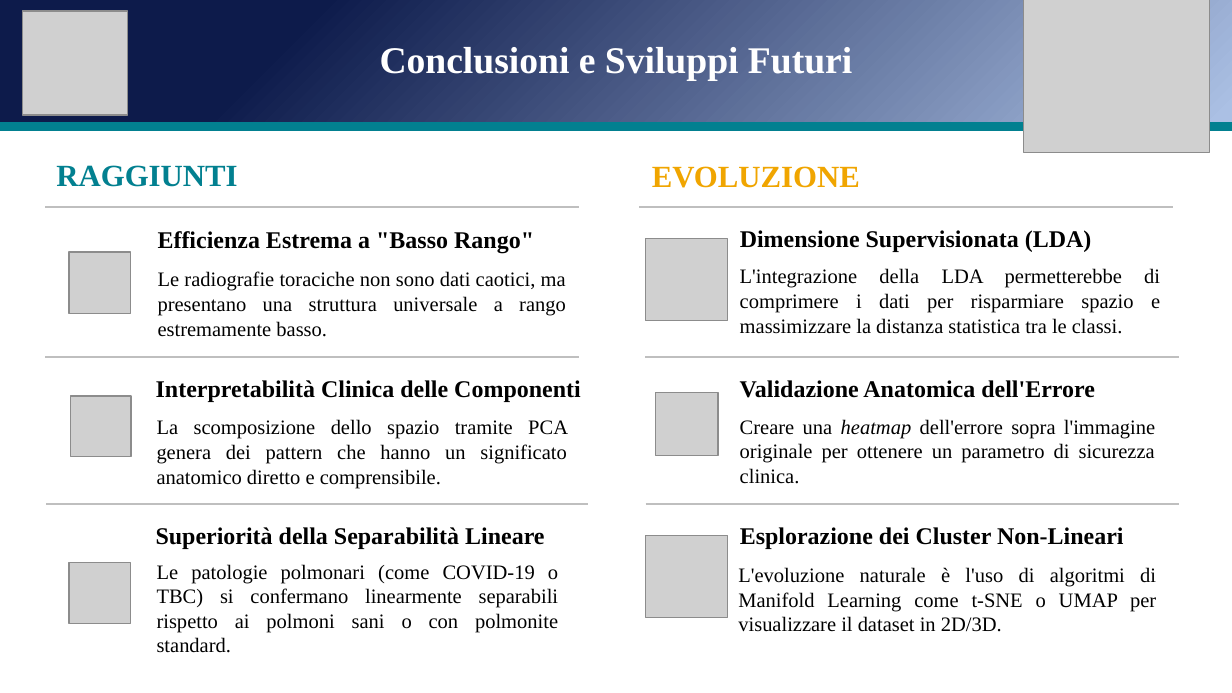
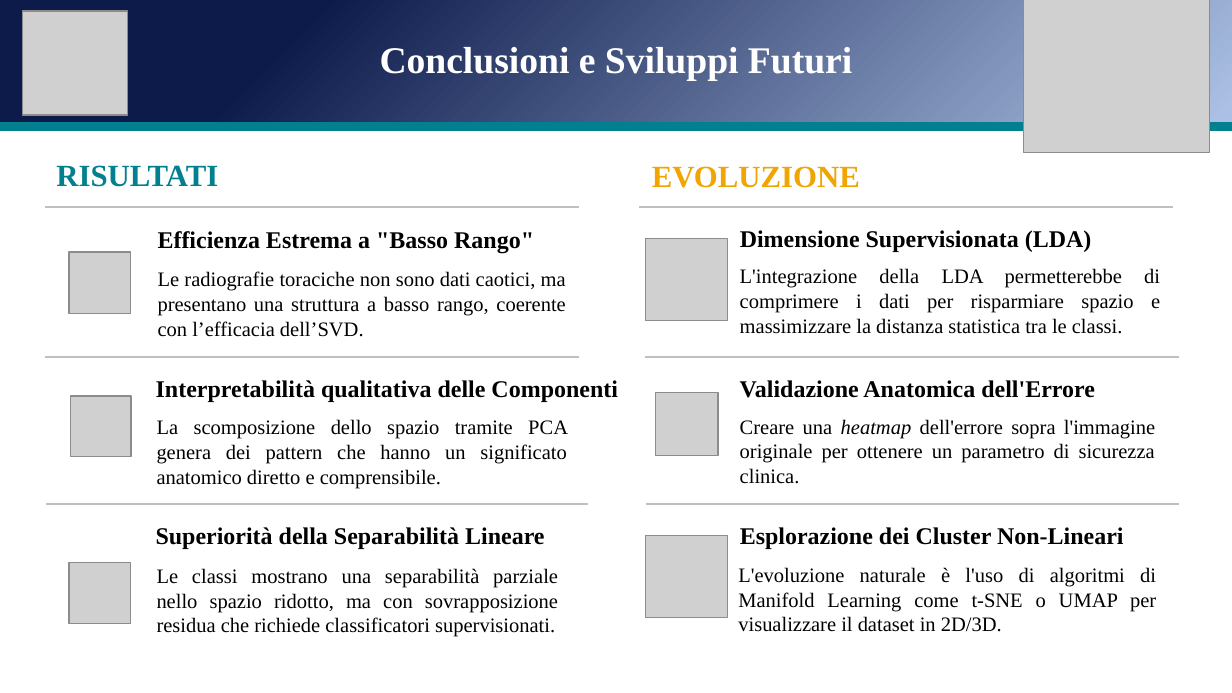
Before and after one commit to andreapatruno1/Image-Compression-and-Analysis, a slide deck: slide 19 of docs/SVD e PCA per l'analisi di immagini mediche.pptx. Drawn at 1232x693 pixels with LibreOffice and Linux fonts; fonts in the diff are those of the drawing; grey boxes stand for pictures. Boxes give left, top, right and bottom in pixels: in the first picture for what was removed or moved away, otherwise in the second. Text is boxed around its words. In the diff, an @@ line names an element or a change of style, - is before the commit and + after.

```diff
--- a/docs/SVD e PCA per l'analisi di immagini mediche.pptx
+++ b/docs/SVD e PCA per l'analisi di immagini mediche.pptx
@@ text at box(56, 165, 218, 187): text changed @@
-RAGGIUNTI
+RISULTATI
@@ text at box(158, 271, 566, 337): text changed @@
-Le radiografie toraciche non sono dati caotici, ma presentano una struttura universale a rango estremamente basso.
+Le radiografie toraciche non sono dati caotici, ma presentano una struttura a basso rango, coerente con l’efficacia dell’SVD.
@@ text at box(156, 380, 618, 402): text changed @@
-Interpretabilità Clinica delle Componenti
+Interpretabilità qualitativa delle Componenti
@@ text at box(157, 568, 558, 637): text changed @@
-Le patologie polmonari (come COVID-19 o TBC) si confermano linearmente separabili rispetto ai polmoni sani o con polmonite standard.
+Le classi mostrano una separabilità parziale nello spazio ridotto, ma con sovrapposizione residua che richiede classificatori supervisionati.
```
Also in this commit, not shown: 11 other slides changed, 9 other files.
